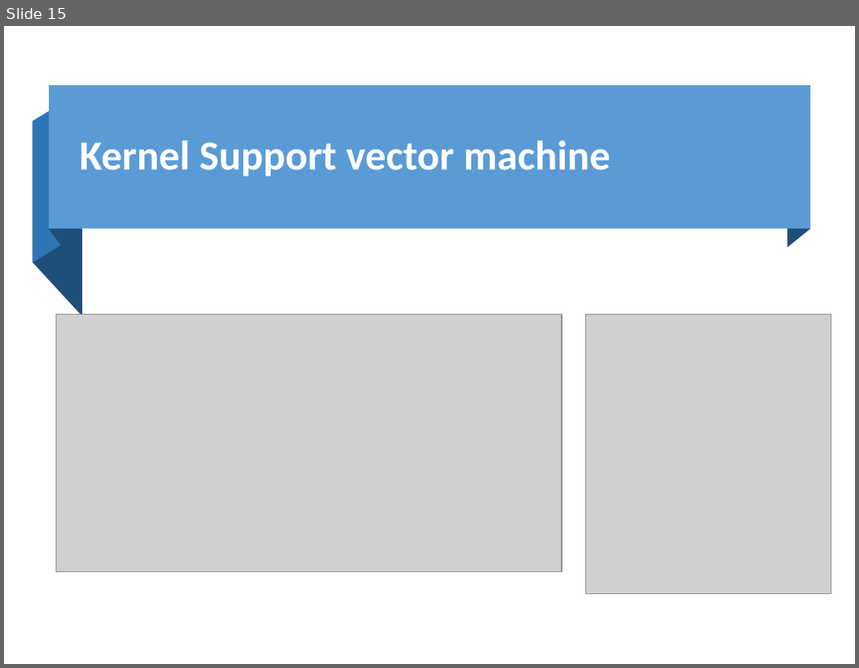
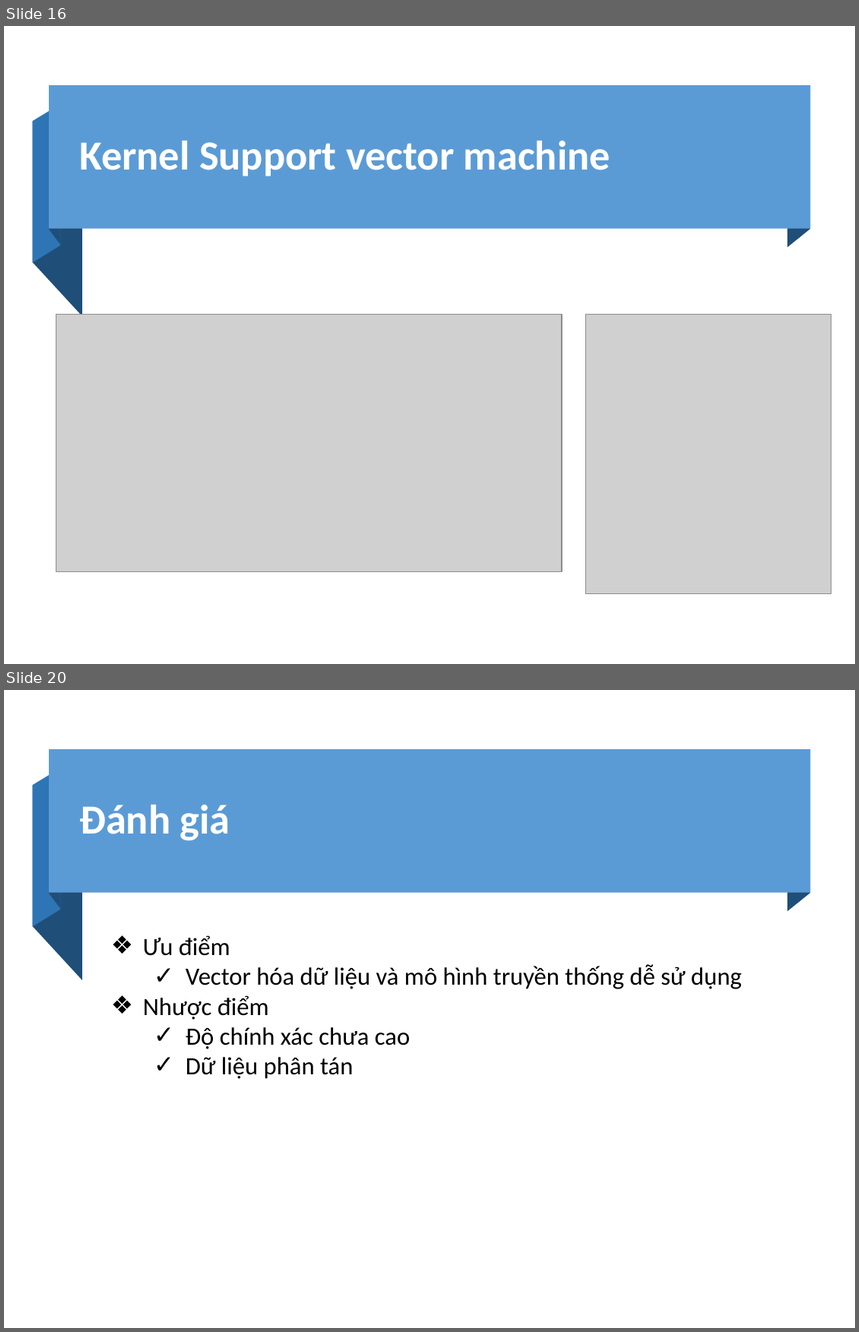
Before and after one commit to ManhLk/icomm_internship, a slide deck: Slide.pptx. Shown one above the other, each under a label of ours: slide 15 before the commit, slides 16 and 20 after it; the slides between them are not shown. The pictures are 859x668 and 859x1332 pixels, drawn with LibreOffice and Linux fonts; fonts in the diff are those of the drawing; grey boxes stand for pictures. Boxes give left, top, right and bottom in pixels: in the first picture for what was removed or moved away, otherwise in the second. Text is boxed around its words. In the diff, an @@ line names an element or a change of style, - is before the commit and + after.

```diff
--- a/Slide.pptx
+++ b/Slide.pptx
@@ slide 20 added at <box>4,690,855,1328</box>, background #FFFFFF @@
@@ freeform shape added at <box>49,749,61,909</box>, fill #1F4E79 @@
@@ rectangle added at <box>49,749,811,894</box>, fill #5B9BD5 @@
@@ freeform shape added at <box>788,749,811,912</box>, fill #1F4E79 @@
@@ freeform shape added at <box>33,768,61,927</box>, fill #2E75B6 @@
@@ freeform shape added at <box>33,785,82,980</box>, fill #1F4E79 @@
@@ title added at <box>79,805,230,840</box>, 35 pt, text #FFFFFF, bold @@
+Đánh giá
@@ text added at <box>143,935,742,1079</box>, 21 pt, text #000000 @@
+❖ Ưu điểm
+  ✓ Vector hóa dữ liệu và mô hình truyền thống dễ sử dụng
+❖ Nhược điểm
+  ✓ Độ chính xác chưa cao
+  ✓ Dữ liệu phân tán
@@ what was slide 15 is now slide 16 @@
```
Also in this commit, not shown: 4 slides changed, 9 other slides added, 6 slides removed, 1 other file.
